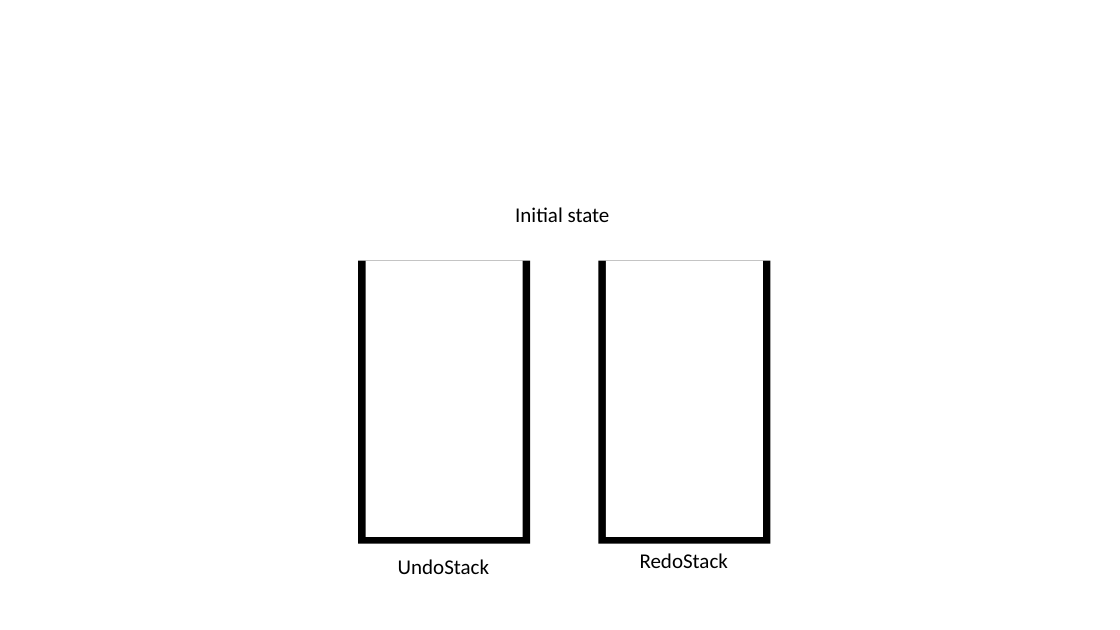
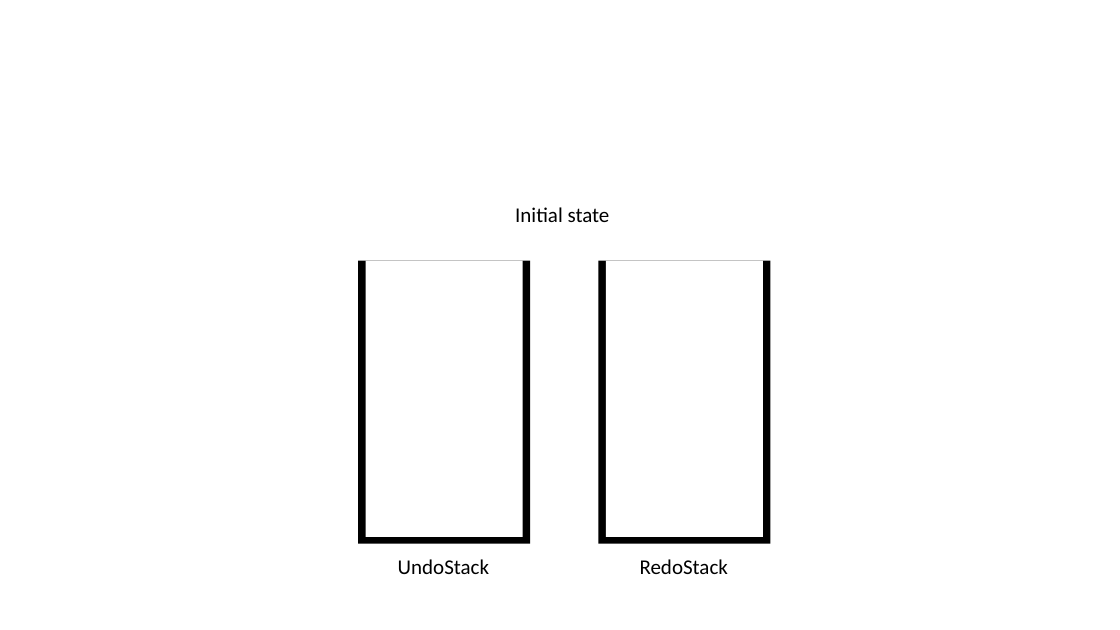
Before and after one commit to lightz96/main, a slide deck: slide 1 of docs/images/UndoAndRedo/UndoAndRedoImplementation.pptx. Drawn at 1120x630 pixels with LibreOffice and Linux fonts; fonts in the diff are those of the drawing. Boxes give left, top, right and bottom in pixels: in the first picture for what was removed or moved away, otherwise in the second. Text is boxed around its words. In the diff, an @@ line names an element or a change of style, - is before the commit and + after.

Commit message:
Adds undo and redo implementation

```diff
--- a/docs/images/UndoAndRedo/UndoAndRedoImplementation.pptx
+++ b/docs/images/UndoAndRedo/UndoAndRedoImplementation.pptx
@@ text "RedoStack": place and size @@
-text "RedoStack" at (640, 553, 728, 568)
+text "RedoStack" at (640, 559, 728, 574)
```
Also in this commit, not shown: 4 other files.
